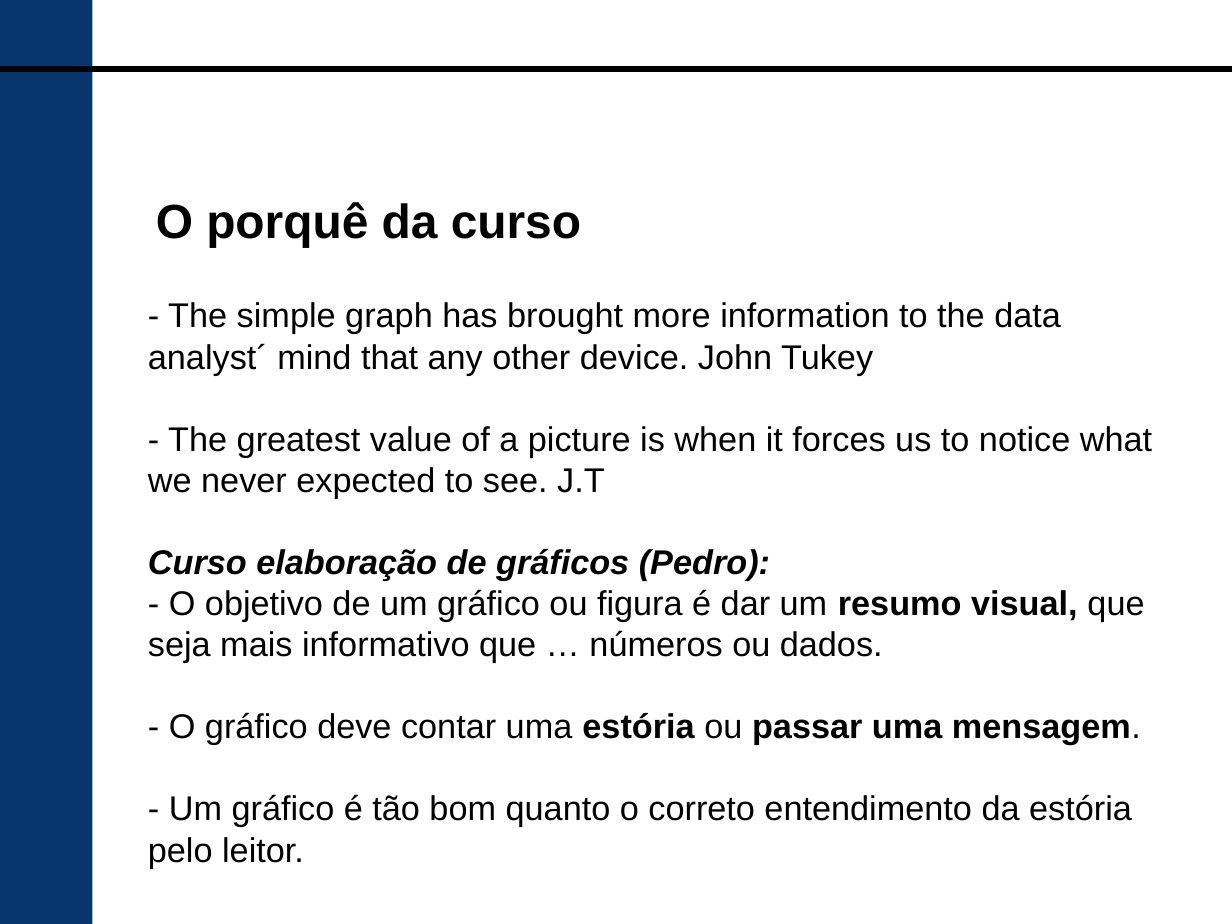
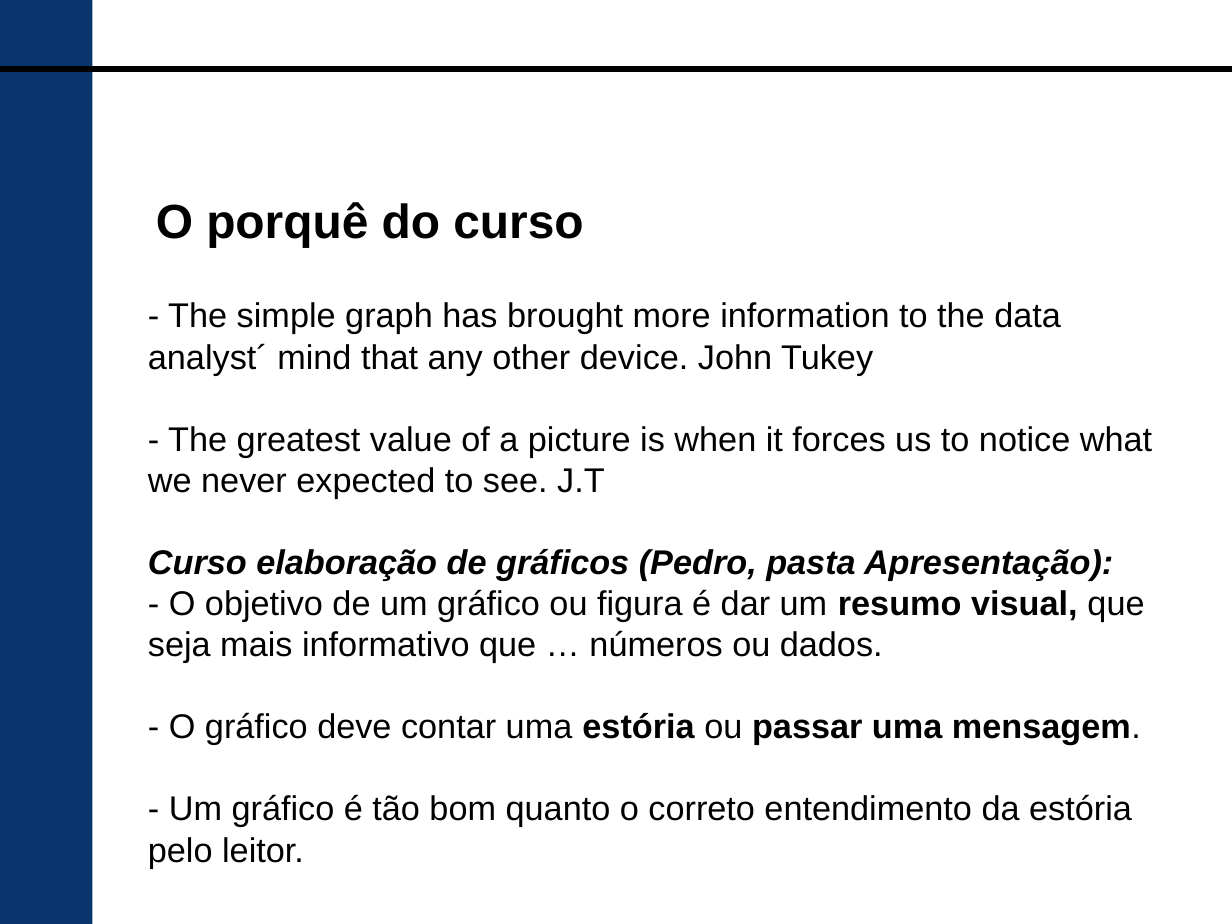
Before and after one commit to HumbertoSubiza/AED-II, a slide deck: slide 4 of 01 conceitos basicos.odp (slide 3 before the commit). Drawn at 1232x924 pixels with LibreOffice and Linux fonts; fonts in the diff are those of the drawing; background and template pictures are left out. Boxes give left, top, right and bottom in pixels: in the first picture for what was removed or moved away, otherwise in the second. Text is boxed around its words. In the diff, an @@ line names an element or a change of style, - is before the commit and + after.

```diff
--- a/01 conceitos basicos.odp
+++ b/01 conceitos basicos.odp
@@ text at box(156, 202, 583, 248): text changed @@
-O porquê da curso
+O porquê do curso
@@ text at box(148, 549, 1113, 580): text changed @@
-Curso elaboração de gráficos (Pedro):
+Curso elaboração de gráficos (Pedro, pasta Apresentação):
```
Also in this commit, not shown: 4 other slides changed, 2 slides added, 3 slides removed, 2 other files.
